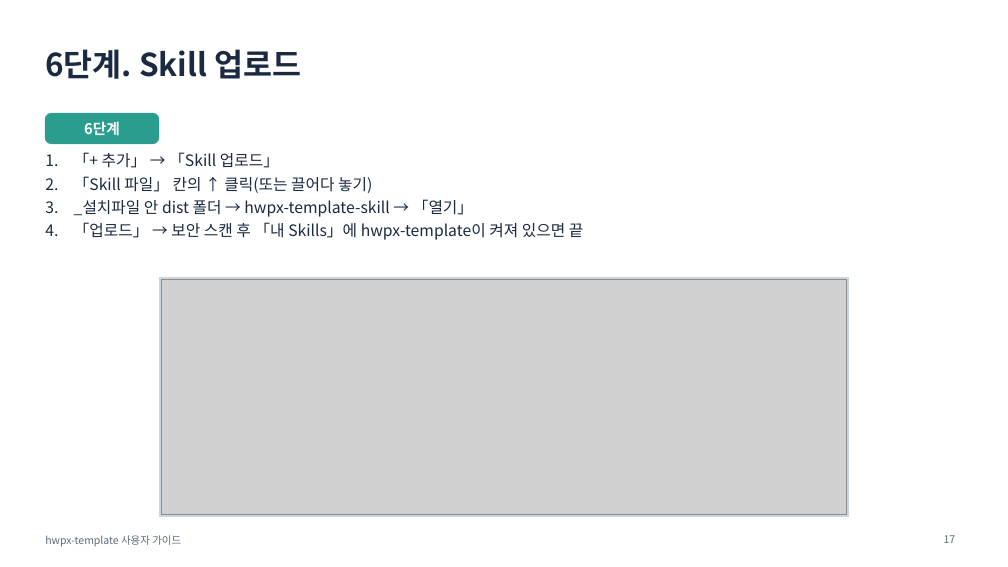
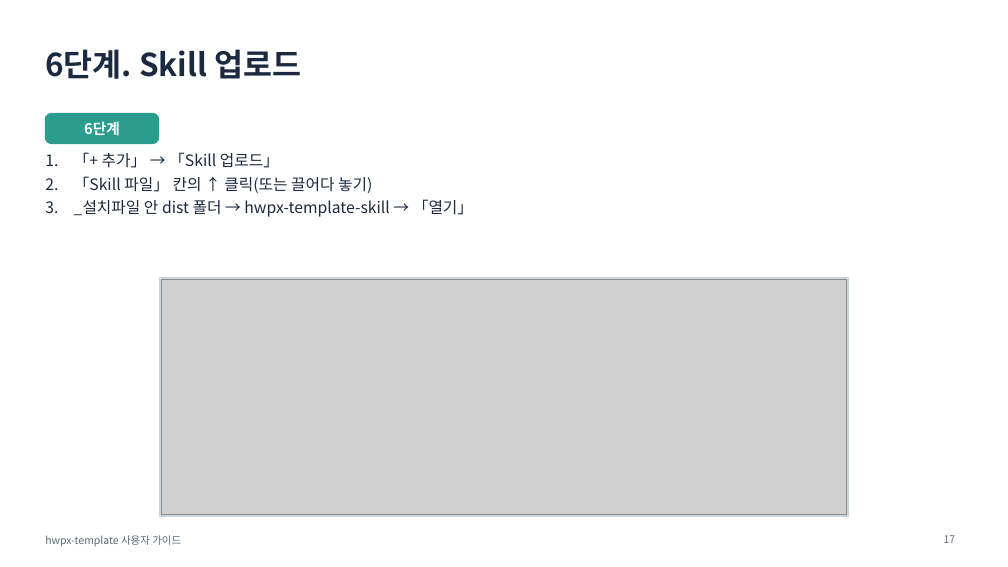
Before and after one commit to emilyJ7/hwpx-template-public, a slide deck: slide 17 of docs/사용자가이드.pptx. Drawn at 1008x567 pixels with LibreOffice and Linux fonts; fonts in the diff are those of the drawing; grey boxes stand for pictures. Boxes give left, top, right and bottom in pixels: in the first picture for what was removed or moved away, otherwise in the second. Text is boxed around its words. In the diff, an @@ line names an element or a change of style, - is before the commit and + after.

```diff
--- a/docs/사용자가이드.pptx
+++ b/docs/사용자가이드.pptx
@@ text at (74, 222, 583, 240): paragraph removed @@
-4. 「업로드」 → 보안 스캔 후 「내 Skills」에 hwpx-template이 켜져 있으면 끝
```
Also in this commit, not shown: 1 slide added, 7 other files.
